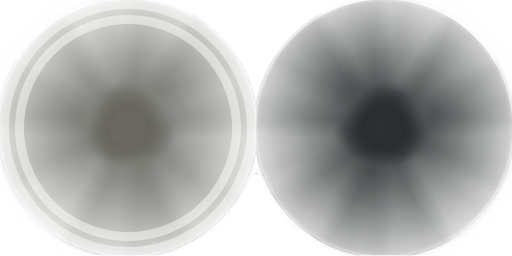
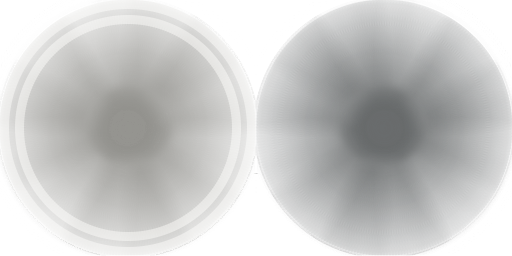
Layered file, before and after one edit (512 × 256). Changes by layer:
painted on "Clipboard", masked it over [0, 0, 512, 256]
